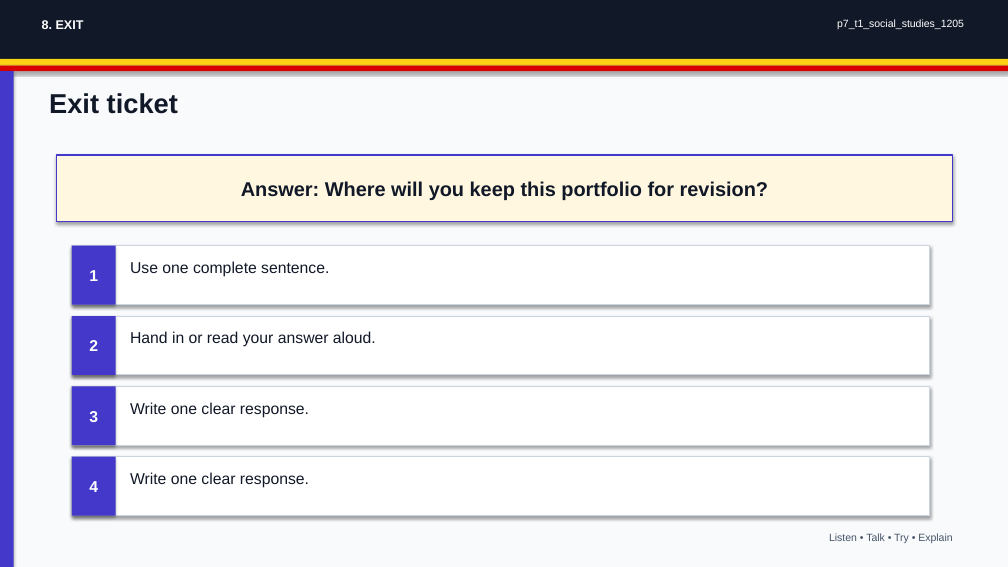
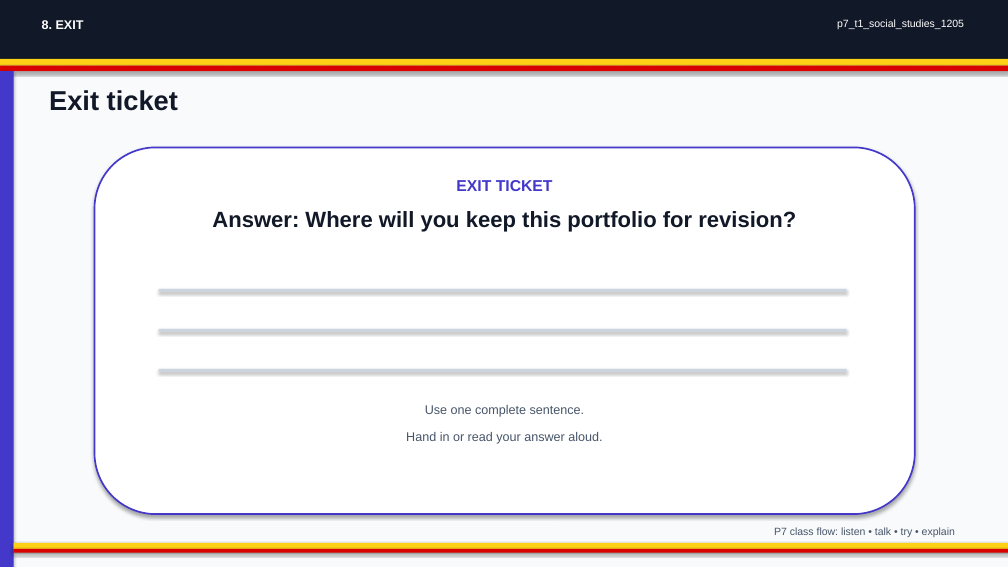
Before and after one commit to yousunjung84-edu/uganda-p7-mvp-20260629, a slide deck: slide 8 of uganda-p7-mvp/p7_t1_social_studies_1205/p7_t1_social_studies_1205.pptx. Drawn at 1008x567 pixels with LibreOffice and Linux fonts; fonts in the diff are those of the drawing. Boxes give left, top, right and bottom in pixels: in the first picture for what was removed or moved away, otherwise in the second. Text is boxed around its words. In the diff, an @@ line names an element or a change of style, - is before the commit and + after.

Commit message:
Upgrade classroom deck layouts

```diff
--- a/uganda-p7-mvp/p7_t1_social_studies_1205/p7_t1_social_studies_1205.pptx
+++ b/uganda-p7-mvp/p7_t1_social_studies_1205/p7_t1_social_studies_1205.pptx
@@ rounded rectangle added at (x1=95, y1=147, x2=915, y2=514), fill #FFFFFF, outline #4338CA 1.6 pt, 15 pt, text #4338CA, bold @@
+EXIT TICKET
@@ text "Answer: Where will you keep ..." moved from (x1=57, y1=155, x2=953, y2=222) to (x1=212, y1=211, x2=796, y2=232) @@
@@ text "Answer: Where will you keep ..." at (x1=212, y1=211, x2=796, y2=232): size 19 to 21 pt; vertical alignment middle to top; fill #FFF7E0 to none; outline #4338CA 1.4 pt to none; shadow off @@
@@ rectangle removed at (x1=72, y1=246, x2=116, y2=305) @@
-1
@@ rectangle resized from (x1=72, y1=246, x2=930, y2=305) to (x1=159, y1=289, x2=847, y2=292) @@
@@ rectangle removed at (x1=72, y1=316, x2=116, y2=375) @@
-2
@@ rectangle resized from (x1=72, y1=316, x2=930, y2=375) to (x1=159, y1=329, x2=847, y2=332) @@
@@ rectangle removed at (x1=72, y1=386, x2=116, y2=445) @@
-3
@@ fill #FFFFFF to #CBD5E1; outline #CBD5E1 0.9 pt to none in 3 elements at (x1=159, y1=289, x2=847, y2=292), (x1=159, y1=329, x2=847, y2=332), (x1=159, y1=369, x2=847, y2=372) @@
@@ rectangle resized from (x1=72, y1=386, x2=930, y2=445) to (x1=159, y1=369, x2=847, y2=372) @@
@@ text removed at (x1=130, y1=402, x2=309, y2=418) @@
-Write one clear response.
@@ text "Use one complete sentence." at (x1=425, y1=405, x2=585, y2=417): size 15 to 12 pt, text colour #111827 to #475569; alignment left to centre @@
@@ text "Use one complete sentence." moved from (x1=130, y1=261, x2=329, y2=277) to (x1=425, y1=405, x2=585, y2=417) @@
@@ text "Hand in or read your ..." moved from (x1=130, y1=331, x2=376, y2=347) to (x1=406, y1=432, x2=602, y2=444) @@
@@ text "Hand in or read your ..." at (x1=406, y1=432, x2=602, y2=444): size 15 to 12 pt, text colour #111827 to #475569; alignment left to centre @@
@@ rectangle removed at (x1=72, y1=457, x2=116, y2=516) @@
-4
@@ text removed at (x1=130, y1=472, x2=309, y2=488) @@
-Write one clear response.
@@ text at (x1=774, y1=527, x2=955, y2=537): text changed @@
-Listen • Talk • Try • Explain
+P7 class flow: listen • talk • try • explain
@@ rectangle resized from (x1=72, y1=457, x2=930, y2=516) to (x1=14, y1=543, x2=1008, y2=549) @@
@@ rectangle at (x1=14, y1=543, x2=1008, y2=549): fill #FFFFFF to #FCD116; outline #CBD5E1 0.9 pt to none @@
@@ rectangle added at (x1=14, y1=549, x2=1008, y2=553), fill #D90000 @@
```
Also in this commit, not shown: 7 other slides changed, 33 other files.
